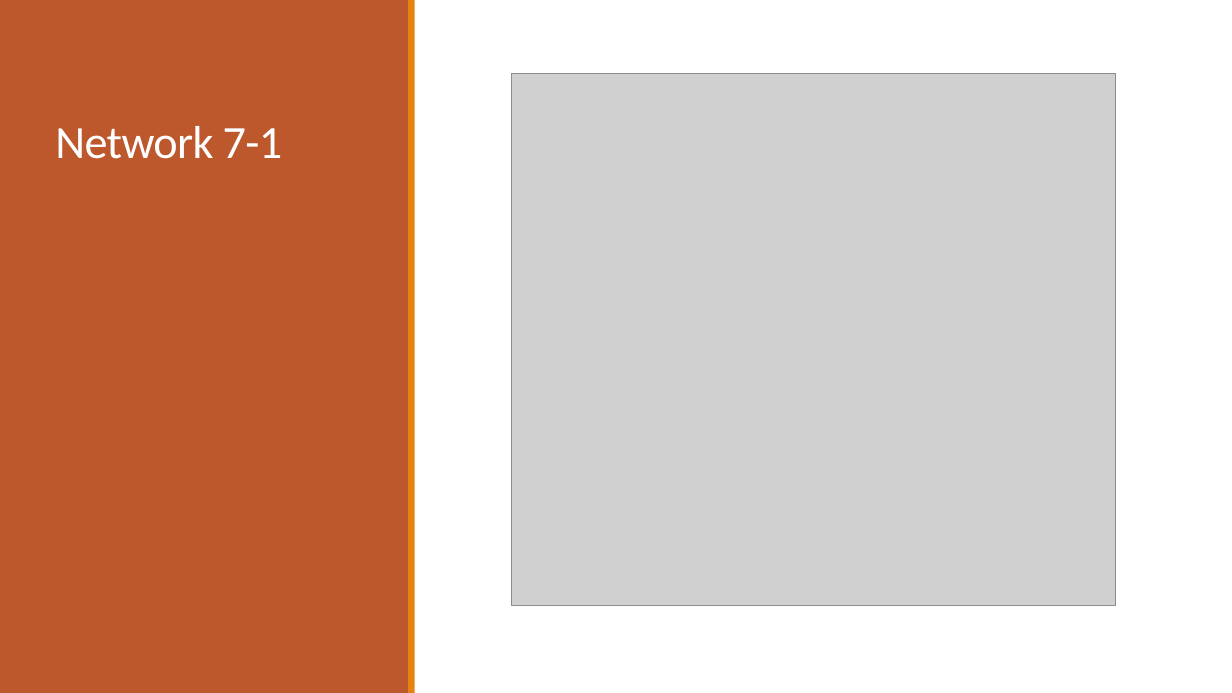
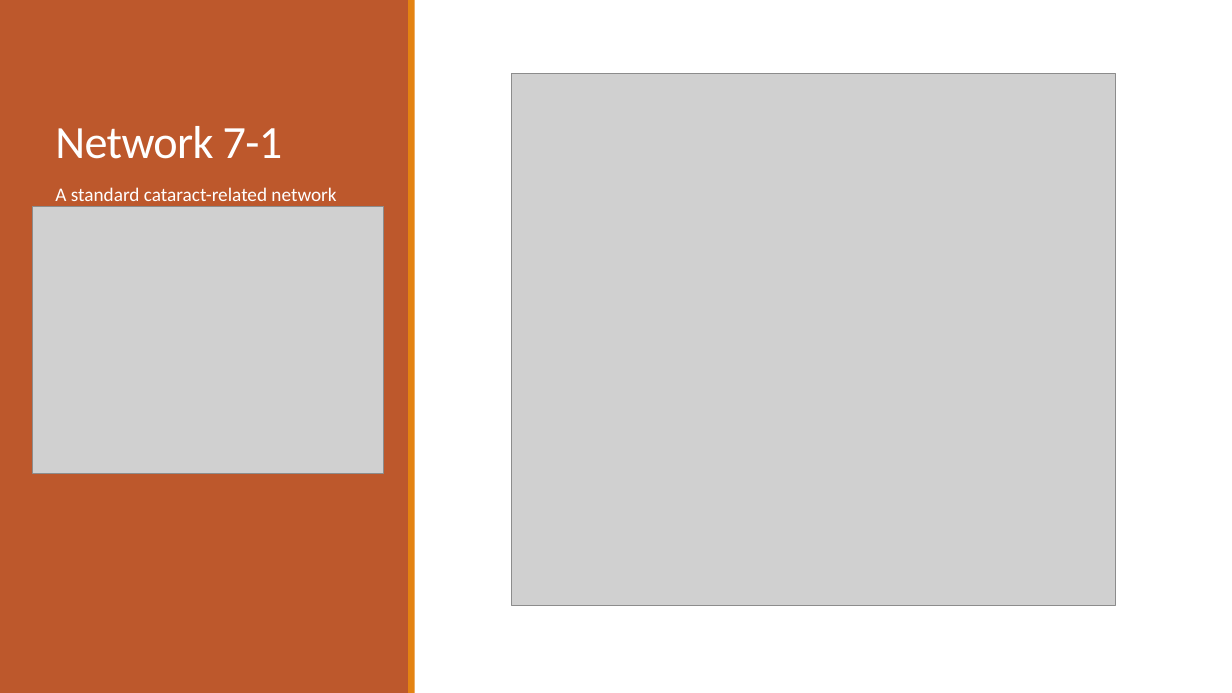
Before and after one commit to dyaom/REHS-2019, a slide deck: slide 12 of Cataract.pptx (slide 13 before the commit). Drawn at 1232x693 pixels with LibreOffice and Linux fonts; fonts in the diff are those of the drawing; grey boxes stand for pictures. Boxes give left, top, right and bottom in pixels: in the first picture for what was removed or moved away, otherwise in the second. Text is boxed around its words. In the diff, an @@ line names an element or a change of style, - is before the commit and + after.

```diff
--- a/Cataract.pptx
+++ b/Cataract.pptx
@@ picture added at [32,206,384,473] @@
@@ text added at [55,187,336,207], 15 pt, text #FFFFFF @@
+A standard cataract-related network
```
Also in this commit, not shown: 7 other slides changed, 3 slides added, 2 slides removed, 1 other file.
